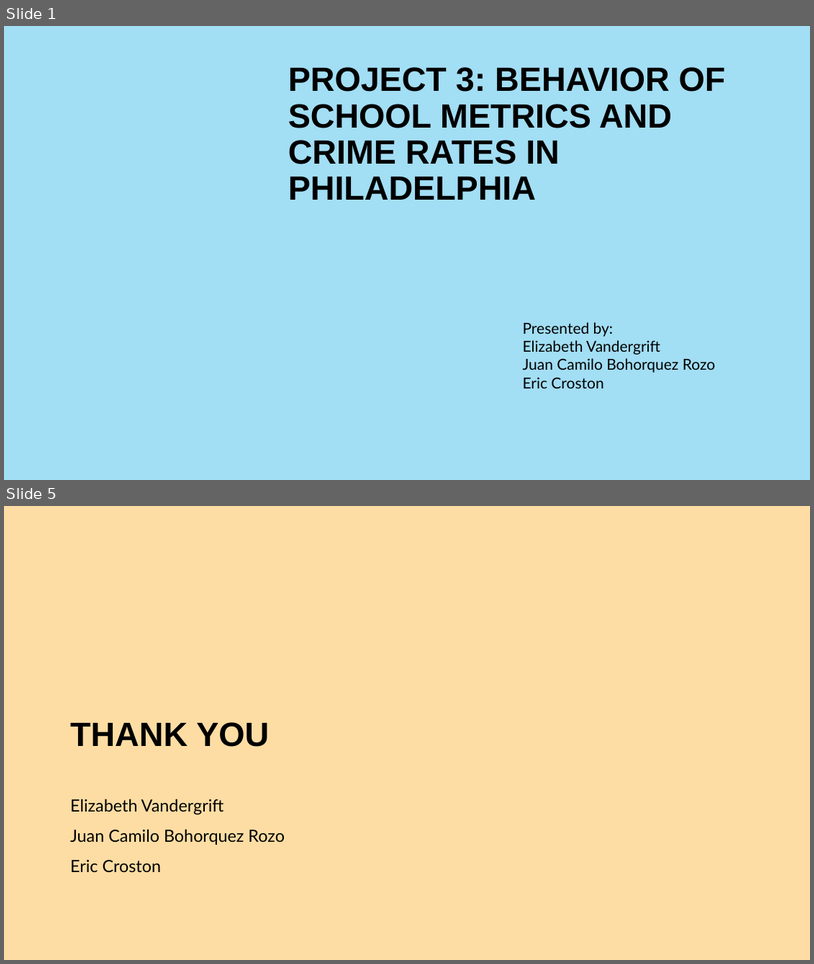
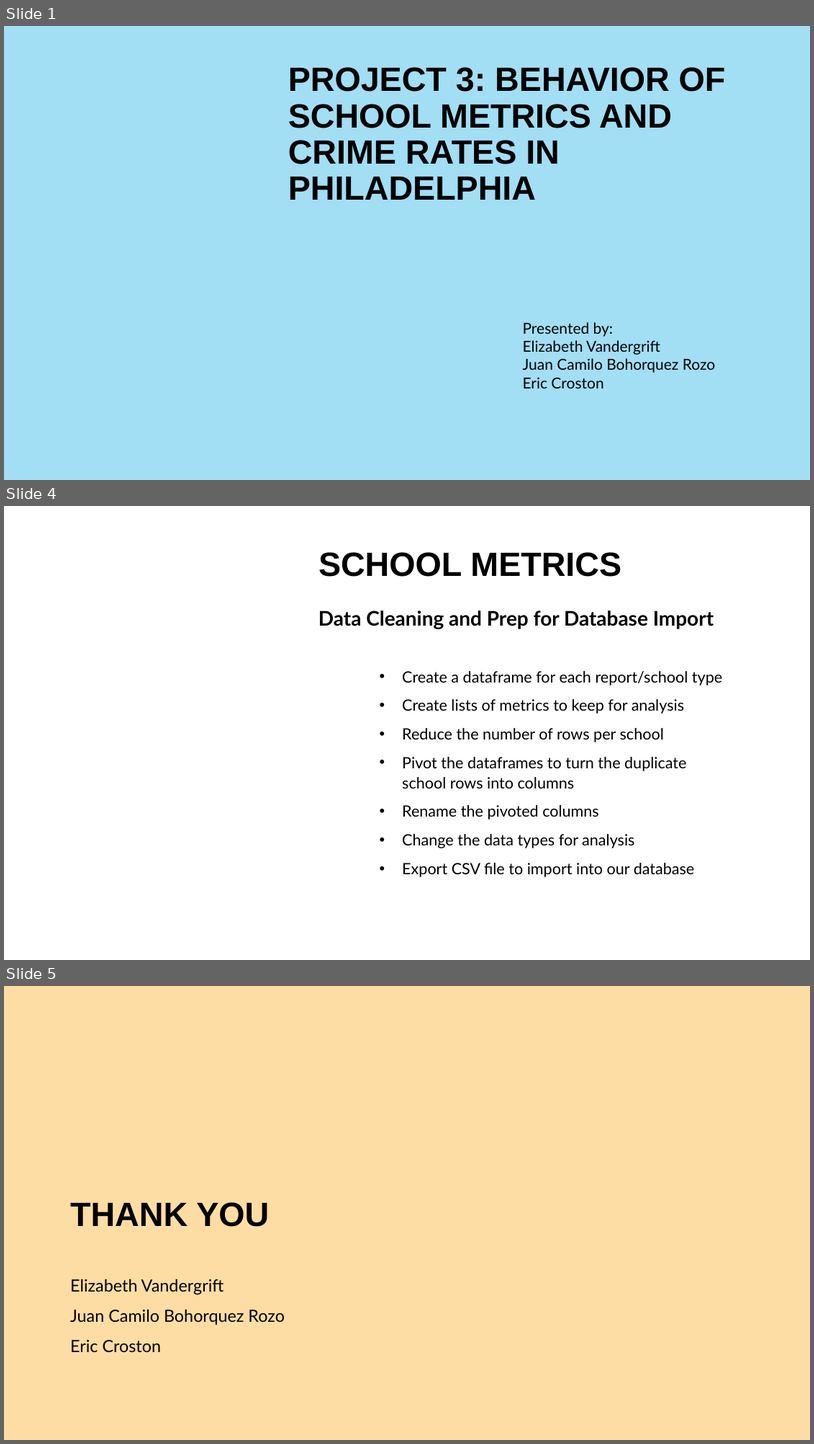
Before and after one commit to ElizabethVandergrift/Philadelphia-CrimeData_and_SchoolMetrics, a slide deck: Presentation_Philly_Crime_School_Eric.pptx. Shown one above the other, each under a label of ours: slides 1 and 5 before the commit, slides 1, 4 and 5 after it; the slides between them are not shown. The pictures are 814x964 and 814x1444 pixels, drawn with LibreOffice and Linux fonts; fonts in the diff are those of the drawing; background and template pictures are left out. Boxes give left, top, right and bottom in pixels: in the first picture for what was removed or moved away, otherwise in the second. Text is boxed around its words. In the diff, an @@ line names an element or a change of style, - is before the commit and + after.

```diff
--- a/Presentation_Philly_Crime_School_Eric.pptx
+++ b/Presentation_Philly_Crime_School_Eric.pptx
@@ slide 4 added at (4, 506, 810, 960), background #FFFFFF @@
@@ title added at (319, 552, 622, 577), 40 pt, text #000000, bold @@
+SCHOOL METRICS
@@ text added at (319, 610, 714, 629), 24 pt, text #000000, bold @@
+Data Cleaning and Prep for Database Import
@@ text added at (402, 671, 723, 877), 18.5 pt, text #000000 @@
+• Create a dataframe for each report/school type
+• Create lists of metrics to keep for analysis
+• Reduce the number of rows per school
+• Pivot the dataframes to turn the duplicate school rows into columns
+• Rename the pivoted columns
+• Change the data types for analysis
+• Export CSV file to import into our database
```
Also in this commit, not shown: 2 slides changed, 1 slide removed, 1 other file.
